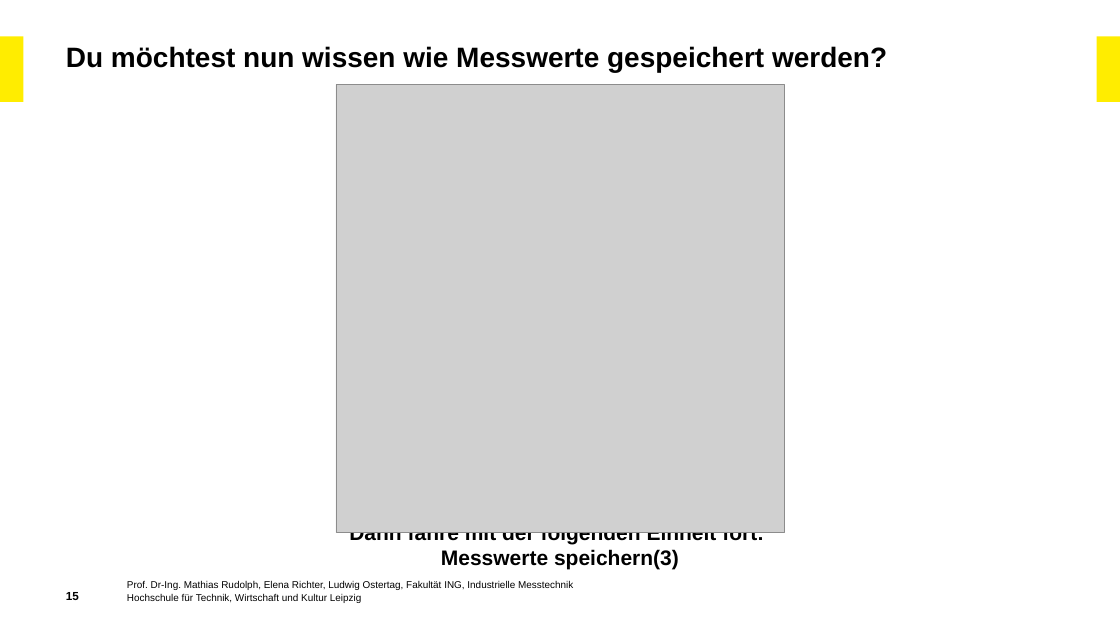
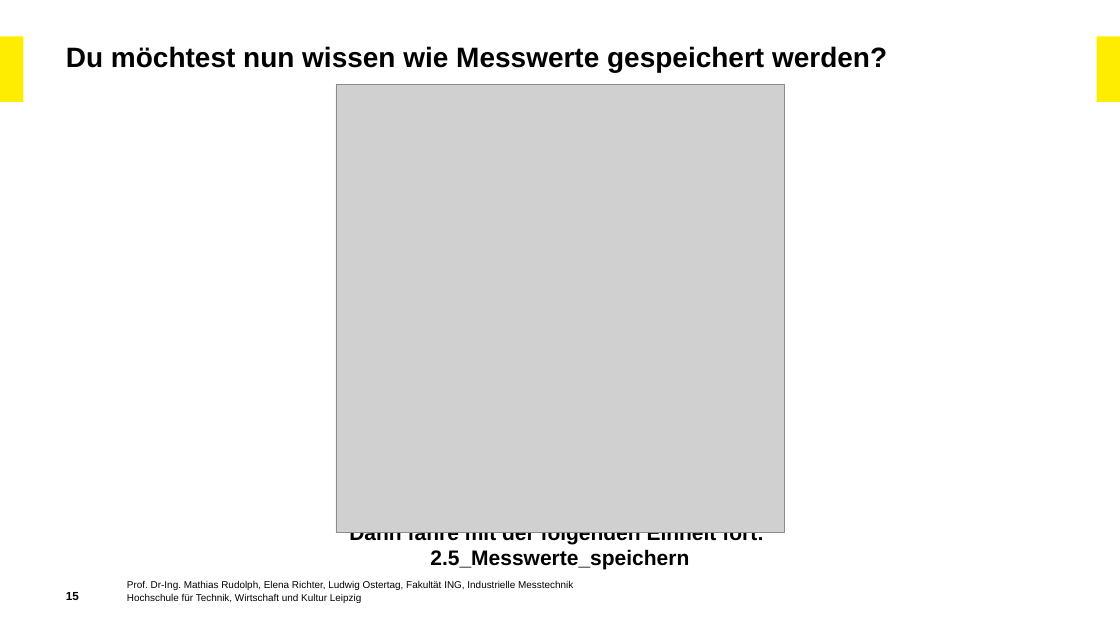
Before and after one commit to ElenaRichter99/RenewableSkills_Online-Materialien_Agri-PV_Sensorik, a slide deck: slide 15 of 2_Sensorik/2.4_LDR_Wokwi/2.4_LDR_Wokwi.pptx. Drawn at 1120x630 pixels with LibreOffice and Linux fonts; fonts in the diff are those of the drawing; grey boxes stand for pictures; background and template pictures are left out. Boxes give left, top, right and bottom in pixels: in the first picture for what was removed or moved away, otherwise in the second. Text is boxed around its words. In the diff, an @@ line names an element or a change of style, - is before the commit and + after.

```diff
--- a/2_Sensorik/2.4_LDR_Wokwi/2.4_LDR_Wokwi.pptx
+++ b/2_Sensorik/2.4_LDR_Wokwi/2.4_LDR_Wokwi.pptx
@@ text at <box>430,549,689,570</box>: text changed @@
-Messwerte speichern(3)
+2.5_Messwerte_speichern
```
Also in this commit, not shown: 5 other files.
